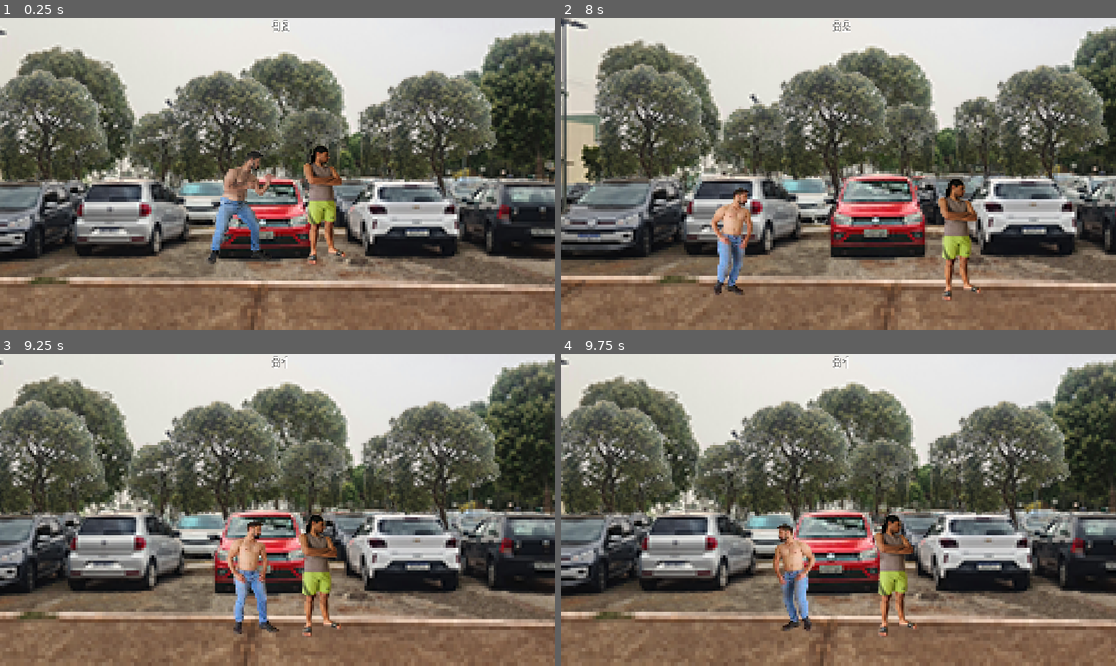
Above: before the commit, frames 1-4 (two rows, left to right).
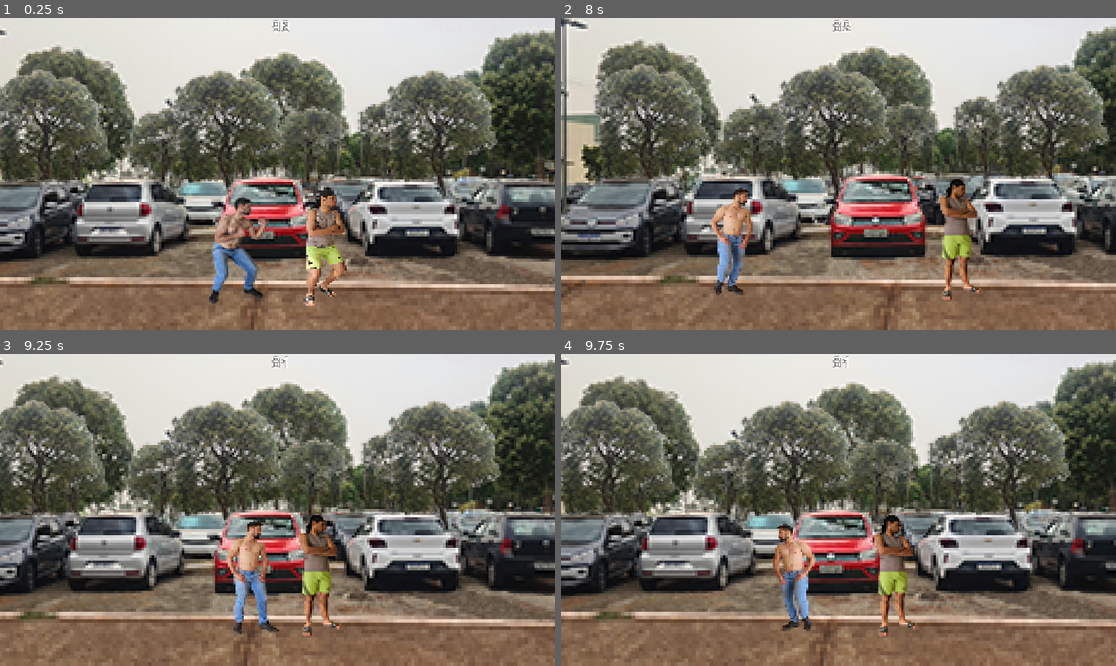
Above: after the commit, the same moments.

Repository: PHGomides/Desenvolvimento_UFcJ
Game: Godot game, scene res://prefer/world.tscn
Two runs of this game, one before a commit and one after it. Both use one fixed random seed, a clock stepped at 60 frames per second and the inputs below.
Inputs:
- Up to frame 1 (0.25 s): no input
- Up to frame 2 (8 s): hold Right (ui_right) 0.53-2.03 s; hold Left (ui_left) 2.03-2.78 s; hold Right (ui_right) 2.78-4.28 s; hold Left (ui_left) 4.28-5.03 s; hold Right (ui_right) 5.03-5.78 s; hold Left (ui_left) 5.78-7.28 s; hold Right (ui_right) from 7.28 s (still down)
- Up to frame 3 (9.25 s): keep holding Right (ui_right)
- Up to frame 4 (9.75 s): release Right (ui_right) at 9.53 s; hold Left (ui_left) from 9.53 s (still down)

The runs differ from the first frame. In frame 1, 5.1% of the frame differs, in the area x 37-63%, y 40-93%; in frame 2, 0.4%; in frame 3, 0.2%; in frame 4, 0.3%.

Commit message:
melhorando animação dos personagens

Diff:
--- a/game/Cenas/player.tscn
+++ b/game/Cenas/player.tscn
@@ -28,8 +28,6 @@
 [ext_resource type="Texture2D" uid="uid://c2fqwdbbxtgmh" path="res://Assests/Michel Sprites Pronto/Michel idle/_0000s_0002_7.png" id="21_mfp7i"]
 [ext_resource type="Texture2D" uid="uid://qd455g1remr3" path="res://Assests/Michel Sprites Pronto/Michel idle/_0000s_0001_8.png" id="22_sasio"]
 [ext_resource type="Texture2D" uid="uid://pxxtu6fq0w7t" path="res://Assests/Michel Sprites Pronto/Michel idle/_0000s_0000_9.png" id="23_6c80q"]
-[ext_resource type="Texture2D" uid="uid://bgovyep7ijfp" path="res://Assests/Michel Sprites Pronto/Michel pulo/_0000s_0006_1.png" id="24_tvovo"]
-[ext_resource type="Texture2D" uid="uid://dy08xxglgh2gj" path="res://Assests/Michel Sprites Pronto/Michel pulo/_0000s_0005_2.png" id="25_73p32"]
 [ext_resource type="Texture2D" uid="uid://cfc5k26h51wsq" path="res://Assests/Michel Sprites Pronto/Michel pulo/_0000s_0004_3.png" id="26_pp8f4"]
 [ext_resource type="Texture2D" uid="uid://c817rp6g2ehkw" path="res://Assests/Michel Sprites Pronto/Michel pulo/_0000s_0003_4.png" id="27_pkpbf"]
 [ext_resource type="Texture2D" uid="uid://c130ydaanwpjj" path="res://Assests/Michel Sprites Pronto/Michel pulo/_0000s_0002_5.png" id="28_2vy5f"]
@@ -218,12 +216,6 @@
 }, {
 "frames": [{
 "duration": 1.0,
-"texture": ExtResource("24_tvovo")
-}, {
-"duration": 1.0,
-"texture": ExtResource("25_73p32")
-}, {
-"duration": 1.0,
 "texture": ExtResource("26_pp8f4")
 }, {
 "duration": 1.0,
@@ -234,6 +226,27 @@
 }, {
 "duration": 1.0,
 "texture": ExtResource("29_jnfsa")
+}, {
+"duration": 1.0,
+"texture": ExtResource("30_gvhkb")
+}, {
+"duration": 1.0,
+"texture": ExtResource("30_gvhkb")
+}, {
+"duration": 1.0,
+"texture": ExtResource("30_gvhkb")
+}, {
+"duration": 1.0,
+"texture": ExtResource("30_gvhkb")
+}, {
+"duration": 1.0,
+"texture": ExtResource("30_gvhkb")
+}, {
+"duration": 1.0,
+"texture": ExtResource("30_gvhkb")
+}, {
+"duration": 1.0,
+"texture": ExtResource("30_gvhkb")
 }, {
 "duration": 1.0,
 "texture": ExtResource("30_gvhkb")
@@ -444,9 +457,7 @@
 position = Vector2(16.1091, -7.82671)
 scale = Vector2(0.933618, 0.785424)
 sprite_frames = SubResource("SpriteFrames_16flq")
-animation = &"punch1"
-frame = 2
-frame_progress = 1.0
+animation = &"jump"
 metadata/_edit_group_ = true
 
 [node name="AnimationPlayer" type="AnimationPlayer" parent="anim"]
--- a/game/Cenas/player_2.tscn
+++ b/game/Cenas/player_2.tscn
@@ -21,7 +21,6 @@
 [ext_resource type="Texture2D" uid="uid://g4e64by52k63" path="res://Assests/Neemias Sprites Prontos/Neemias parado/_0000s_0004_20240905_161311_034.png" id="17_2bpwn"]
 [ext_resource type="Texture2D" uid="uid://dy03lgbfd72gq" path="res://Assests/Neemias Sprites Prontos/Neemias parado/_0000s_0005_20240905_161311_030.png" id="18_h1s75"]
 [ext_resource type="Texture2D" uid="uid://c62i6i56v20ya" path="res://Assests/Neemias Sprites Prontos/Neemias parado/_0000s_0006_20240905_161311_026.png" id="19_civ64"]
-[ext_resource type="Texture2D" uid="uid://cxhnxh2oe8wkf" path="res://Assests/Neemias Sprites Prontos/Neemias pulo/_0000s_0000_20240905_161421_030.png" id="22_as3au"]
 [ext_resource type="Texture2D" uid="uid://ntr5gjkgni0" path="res://Assests/Neemias Sprites Prontos/Neemias pulo/_0000s_0001_20240905_161421_034.png" id="23_3cyly"]
 [ext_resource type="Texture2D" uid="uid://ca7fs4kj3y1gs" path="res://Assests/Neemias Sprites Prontos/Neemias pulo/_0000s_0002_20240905_161421_038.png" id="24_n1t7h"]
 [ext_resource type="Texture2D" uid="uid://0pqbwra2gaee" path="res://Assests/Neemias Sprites Prontos/Neemias pulo/_0000s_0003_20240905_161421_042.png" id="25_1uqfm"]
@@ -160,9 +159,6 @@
 }, {
 "frames": [{
 "duration": 1.0,
-"texture": ExtResource("22_as3au")
-}, {
-"duration": 1.0,
 "texture": ExtResource("23_3cyly")
 }, {
 "duration": 1.0,
@@ -173,6 +169,12 @@
 }, {
 "duration": 1.0,
 "texture": ExtResource("26_f108f")
+}, {
+"duration": 1.0,
+"texture": ExtResource("27_02p1x")
+}, {
+"duration": 1.0,
+"texture": ExtResource("27_02p1x")
 }, {
 "duration": 1.0,
 "texture": ExtResource("27_02p1x")
@@ -410,7 +412,7 @@
 position = Vector2(30, -17)
 scale = Vector2(1.02681, 0.863823)
 sprite_frames = SubResource("SpriteFrames_nn853")
-animation = &"punch1"
+animation = &"jump"
 
 [node name="AnimationPlayer" type="AnimationPlayer" parent="anim"]
 
--- a/game/Scripts/player_1.gd
+++ b/game/Scripts/player_1.gd
@@ -1,7 +1,10 @@
 extends CharacterBody2D
 
 const SPEED = 700.0
-const JUMP_VELOCITY = -300.0
+const JUMP_VELOCITY = -2000.0
+var GRAVITY = 5000.0 # Valor padrão da gravidade (você pode ajustar este valor)
+
+
 var COMBO_WINDOW_DURATION = 0.15  # Tempo para apertar o botão para continuar o combo inicialmente baixo pro golpe 1
 var attack_state = 0  # Estado do ataque
 var combo_window = 0.0#tempo atual da janela de combo
@@ -34,7 +37,8 @@
 func _physics_process(delta: float) -> void:
 	# Adiciona a gravidade
 	if not is_on_floor():
-		velocity += get_gravity() * delta
+
+		velocity.y += GRAVITY * delta
 
 	# Lógica para o pulo
 	if Input.is_action_just_pressed("ui_cimaseta") and is_on_floor() and not is_attacking:
@@ -100,7 +104,6 @@
 	# Movimento só é permitido se não estiver atacando
 	if not is_attacking:
 		var direction := Input.get_axis("ui_left", "ui_right")
-		print(current_direction)
 
 		if direction != 0:
 			current_direction = direction
@@ -114,7 +117,8 @@
 		else:
 			animation.play("idle")
 			velocity.x = move_toward(velocity.x, 0, SPEED)
-
+	if not is_on_floor() and not is_attacking:
+		animation.play("jump")
 	move_and_slide()
 
 # Função que é chamada automaticamente quando a animação termina
--- a/game/Scripts/player_2.gd
+++ b/game/Scripts/player_2.gd
@@ -1,7 +1,8 @@
 extends CharacterBody2D
 
 const SPEED = 700.0
-const JUMP_VELOCITY = -400.0
+const JUMP_VELOCITY = -2000.0
+var GRAVITY = 5000.0 # Valor padrão da gravidade (você pode ajustar este valor)
 
 # Variável para pulo
 var is_jumping = false
@@ -28,7 +29,8 @@
 func _physics_process(delta: float) -> void:
 	# Adiciona a gravidade.
 	if not is_on_floor():
-		velocity += get_gravity() * delta
+		print(get_gravity())
+		velocity.y += GRAVITY * delta
 
 	# Lógica para o pulo (W).
 	if Input.is_action_just_pressed("ui_w") and is_on_floor() and not is_attacking:
@@ -82,6 +84,7 @@
 		var direction := Input.get_axis("ui_A", "ui_D")
 
 		if direction != 0:
+			current_direction = direction
 			velocity.x = direction * SPEED
 			# Corrigir apenas o sinal da escala, mantendo o valor absoluto constante
 			animation.scale.x = abs(animation.scale.x) * direction
@@ -92,8 +95,11 @@
 		else:
 			animation.play("idle")
 			velocity.x = move_toward(velocity.x, 0, SPEED)
+	if not is_on_floor() and not is_attacking:
+		animation.play("jump")
 
 	move_and_slide()
+
 
 # Função que é chamada automaticamente quando a animação termina
 func _on_anim_animation_finished() -> void:
Not shown: 1 places in game/Cenas/player.tscn that only renumber resources
Not shown: 1 places in game/Cenas/player_2.tscn that only renumber resources
Not shown, added: game/prefer/wor1BAA.tmp
Not shown, added: game/prefer/wor3BA6.tmp
Not shown, added: game/prefer/worBC25.tmp
